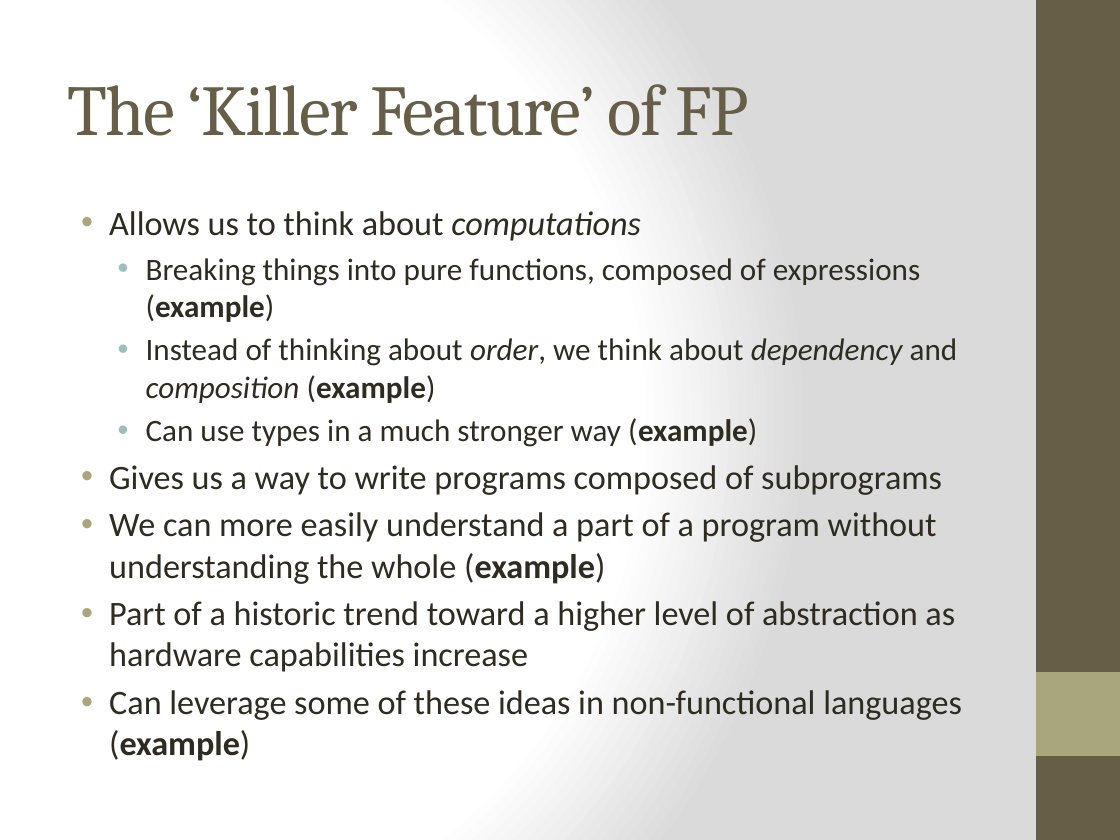
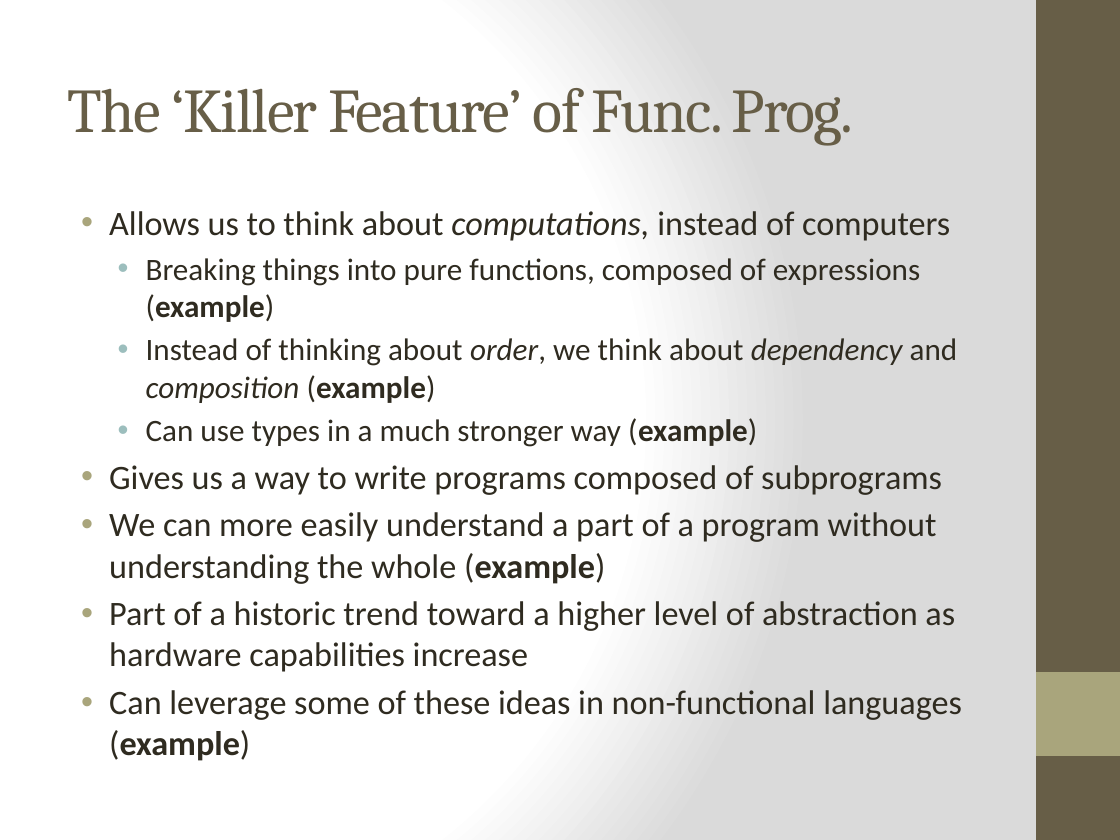
Before and after one commit to bjhartin/FoundationsOfFunctionalProgramming, a slide deck: slide 6 of FoundationsOfFunctionalProgramming.pptx (slide 5 before the commit). Drawn at 1120x840 pixels with LibreOffice and Linux fonts; fonts in the diff are those of the drawing. Boxes give left, top, right and bottom in pixels: in the first picture for what was removed or moved away, otherwise in the second. Text is boxed around its words. In the diff, an @@ line names an element or a change of style, - is before the commit and + after.

```diff
--- a/FoundationsOfFunctionalProgramming.pptx
+++ b/FoundationsOfFunctionalProgramming.pptx
@@ title at box(67, 88, 854, 146): text changed; size 46 to 40 pt @@
-The ‘Killer Feature’ of FP
+The ‘Killer Feature’ of Func. Prog.
@@ text at box(109, 211, 950, 241): text changed @@
-• Allows us to think about computations
+• Allows us to think about computations, instead of computers
```
Also in this commit, not shown: 8 other slides changed, 9 slides added, 2 slides removed, 5 other files.
